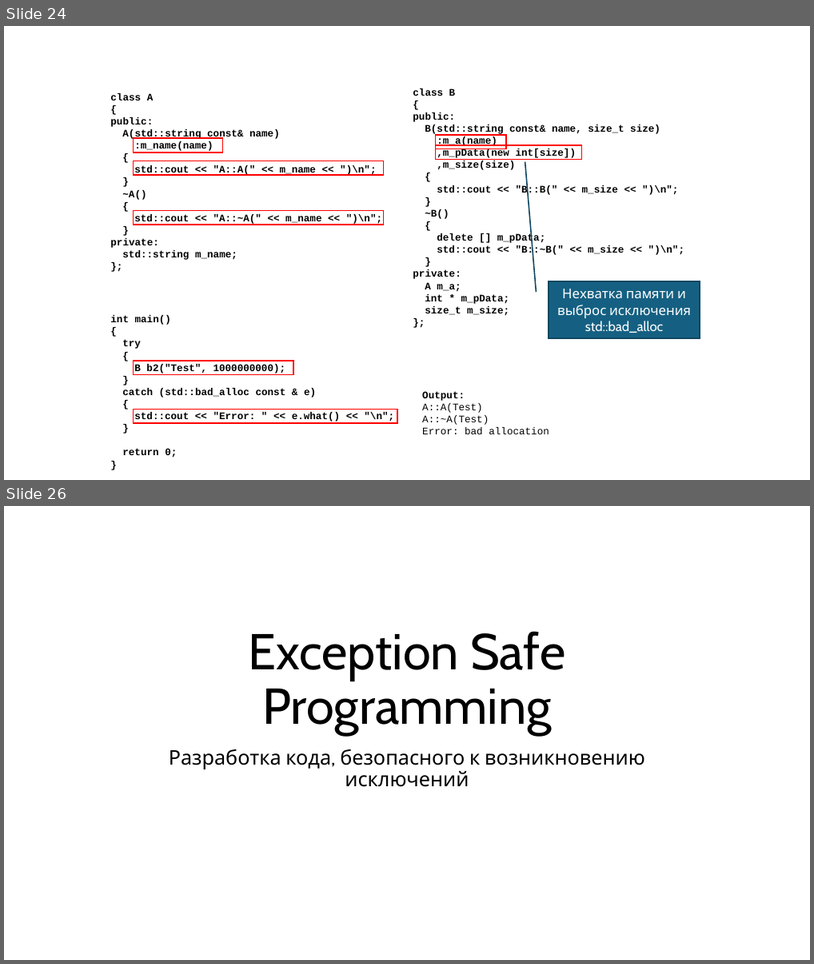
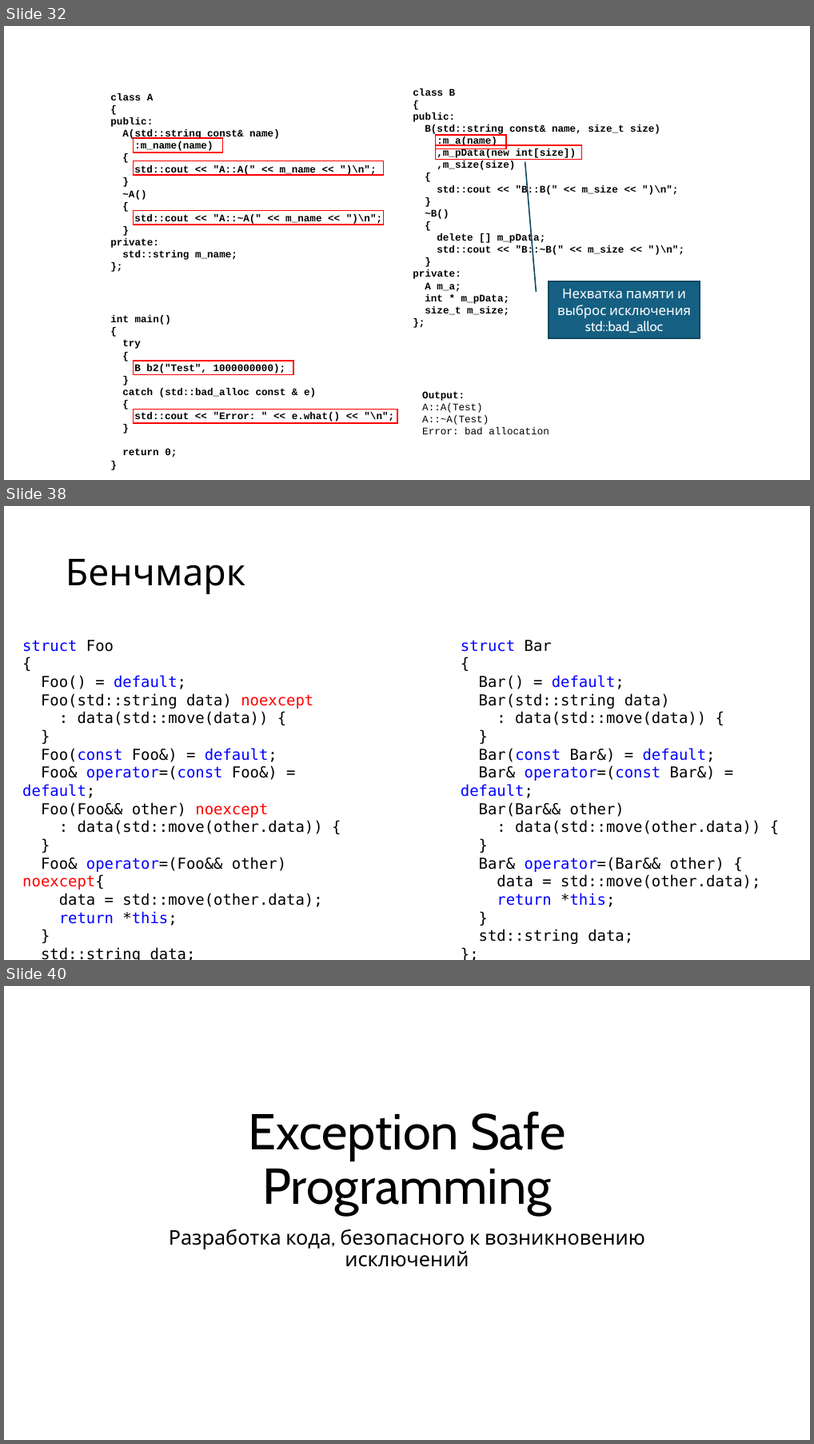
Before and after one commit to alexey-malov/oop, a slide deck: lectures/05/Обработка ошибок и исключительных ситуаций.pptx. Shown one above the other, each under a label of ours: slides 24 and 26 before the commit, slides 32, 38 and 40 after it; the slides between them are not shown. The pictures are 814x964 and 814x1444 pixels, drawn with LibreOffice and Linux fonts; fonts in the diff are those of the drawing. Boxes give left, top, right and bottom in pixels: in the first picture for what was removed or moved away, otherwise in the second. Text is boxed around its words. In the diff, an @@ line names an element or a change of style, - is before the commit and + after.

```diff
--- a/lectures/05/Обработка ошибок и исключительных ситуаций.pptx
+++ b/lectures/05/Обработка ошибок и исключительных ситуаций.pptx
@@ slide 38 added at [4,506,810,960], background #FFFFFF @@
@@ title added at [66,559,246,594], 44 pt, text #000000 @@
+Бенчмарк
@@ text added at [22,640,323,960], 18 pt, text #000000 @@
+struct Foo
+{
+Foo() = default;
+Foo(std::string data) noexcept
+: data(std::move(data)) {
+}
+Foo(const Foo&) = default;
+Foo& operator=(const Foo&) = default;
+Foo(Foo&& other) noexcept
+: data(std::move(other.data)) {
+}
+Foo& operator=(Foo&& other) noexcept{
+data = std::move(other.data);
+return *this;
+}
+std::string data;
+};
@@ text added at [461,640,761,944], 18 pt, text #000000 @@
+struct Bar
+{
+Bar() = default;
+Bar(std::string data)
+: data(std::move(data)) {
+}
+Bar(const Bar&) = default;
+Bar& operator=(const Bar&) = default;
+Bar(Bar&& other)
+: data(std::move(other.data)) {
+}
+Bar& operator=(Bar&& other) {
+data = std::move(other.data);
+return *this;
+}
+std::string data;
+};
@@ what was slide 24 is now slide 32 @@
@@ what was slide 26 is now slide 40 @@
```
Also in this commit, not shown: 13 slides changed, 13 other slides added, 1 slide removed, 2 other files.
